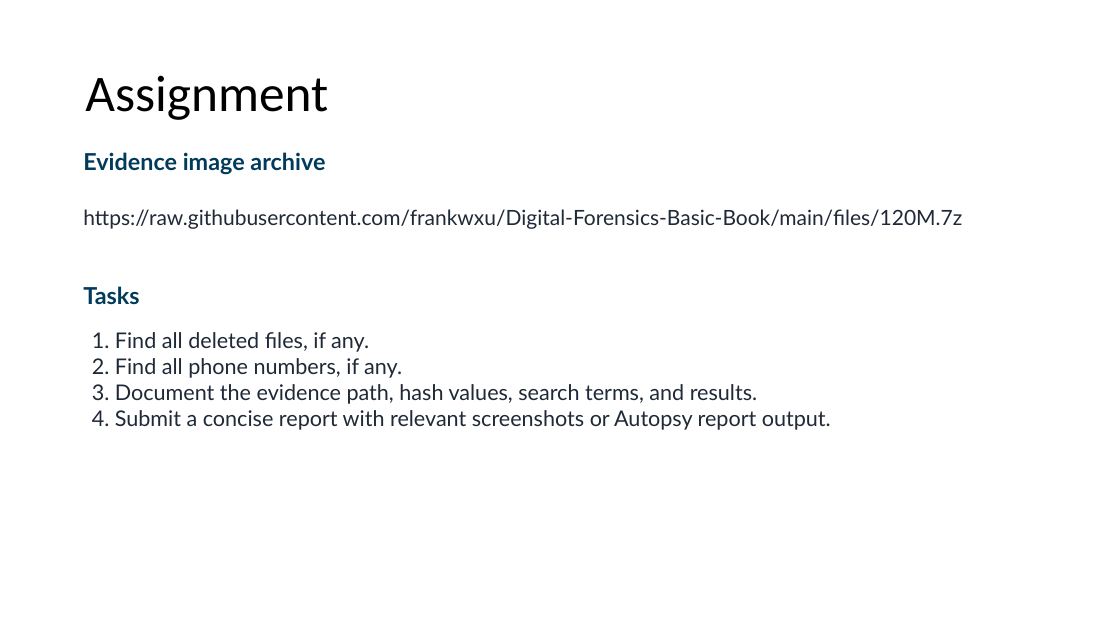
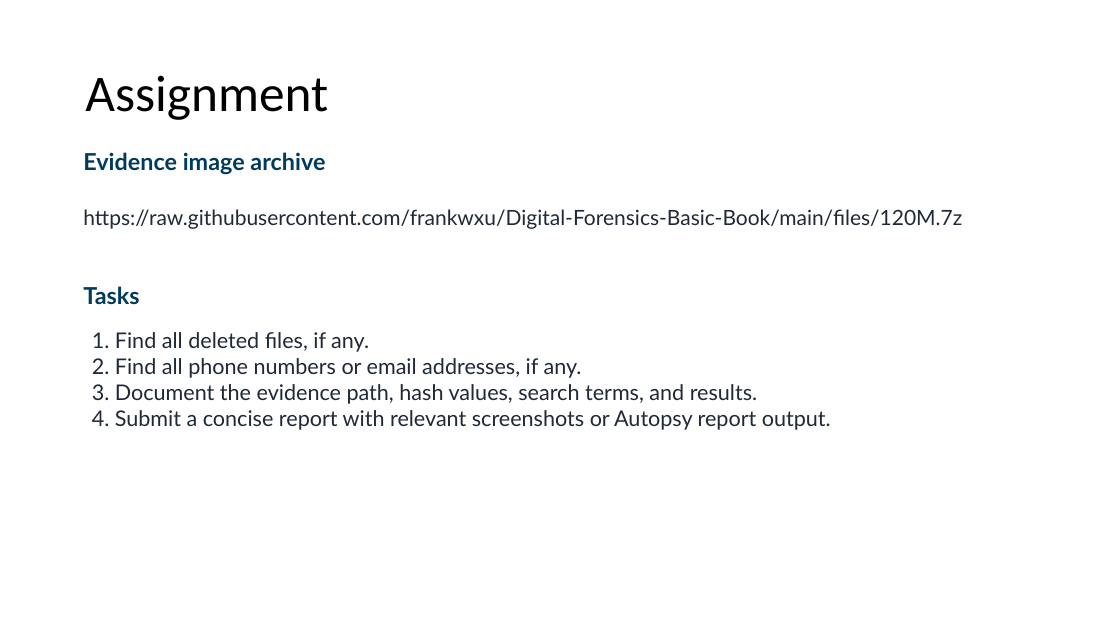
Before and after one commit to frankwxu/Digital-Forensics-Basic-Book, a slide deck: slide 35 of PPTs/Ch1_Introduction_to_Digital_Forensics.pptx. Drawn at 1120x630 pixels with LibreOffice and Linux fonts; fonts in the diff are those of the drawing; background and template pictures are left out. Boxes give left, top, right and bottom in pixels: in the first picture for what was removed or moved away, otherwise in the second. Text is boxed around its words. In the diff, an @@ line names an element or a change of style, - is before the commit and + after.

```diff
--- a/PPTs/Ch1_Introduction_to_Digital_Forensics.pptx
+++ b/PPTs/Ch1_Introduction_to_Digital_Forensics.pptx
@@ text at (92, 358, 582, 378): text changed @@
-2. Find all phone numbers, if any.
+2. Find all phone numbers or email addresses, if any.
```
Also in this commit, not shown: 1 other slide changed, 1 other file.
